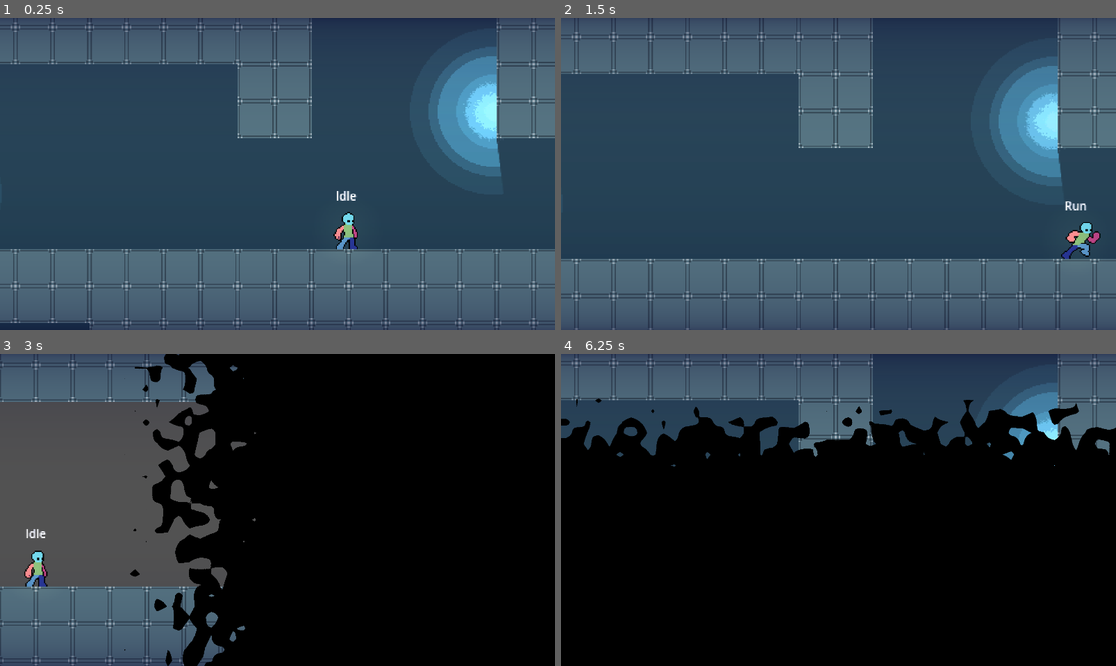
Above: before the commit, frames 1-4 (two rows, left to right).
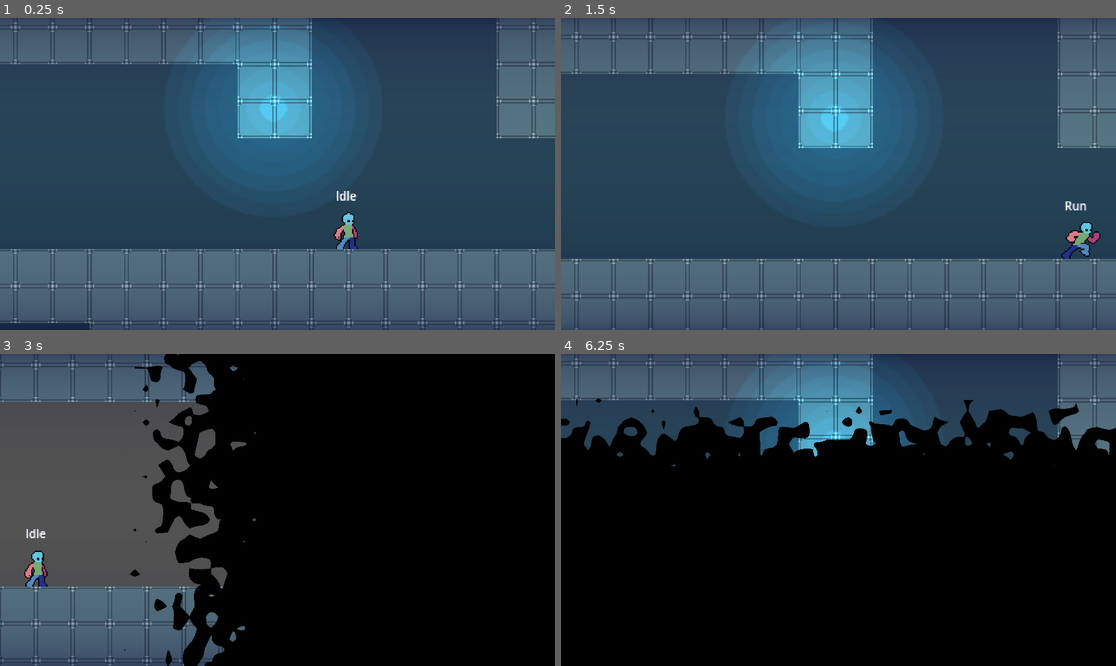
Above: after the commit, the same moments.

Repository: TianJunShi1/harry-forge
Game: Godot game, scene res://main.tscn
Same seed, same stepped clock (60 frames per second), same inputs: the game is played once before the commit and once after it.
Inputs (mouse positions are in pixels of both pictures, inside the frame that each line leads up to):
- Up to frame 1 (0.25 s): no input
- Up to frame 2 (1.5 s): tap Enter at 0.5 s; move the mouse to (960, 158) at 0.52 s; hold D (right) from 0.53 s (still down); tap Shift (run) at 0.6 s; tap Space (jump) at 0.77 s; move the mouse to (727, 189) at 1.27 s; tap E (action) at 1.35 s
- Up to frame 3 (3 s): tap Space (jump) at 1.52 s; tap Shift (run) at 1.55, 2.1, 2.85 s; move the mouse to (333, 441) at 2.02 s; release D (right) at 2.03 s; hold A (left) 2.03-2.78 s; move the mouse to (249, 572) at 2.77 s; hold D (right) from 2.78 s (still down)
- Up to frame 4 (6.25 s): tap Space (jump) at 3.02, 3.77, 4.52, 6.02 s; move the mouse to (1005, 556) at 3.52 s; tap E (action) at 3.6, 5.85 s; tap Shift (run) at 3.8, 4.35, 5.1, 6.05 s; move the mouse to (672, 463) at 4.27 s; release D (right) at 4.28 s; hold A (left) 4.28-5.03 s; move the mouse to (866, 510) at 5.02 s; hold D (right) 5.03-5.78 s; move the mouse to (755, 432) at 5.77 s; hold A (left) from 5.78 s (still down)

The runs differ from the first frame. In frame 1, 17% of the frame differs, in the area x 34-91%, y 1-72%; in frame 2, 17%, in the area x 34-94%, y 4-72%; in frame 3, less than 0.1%; in frame 4, 6.3%.

Commit message:
Revert: remove torch animation, lighting changes, and shadow experiments
Reverts back to the state before torch prefab was added to the level,
removing CanvasModulate, extra torches, player light, shadow settings,
and the animated torch replacement.

https://claude.ai/code/session_01Nep7k7bm9abyPcpCngC5Ws

Diff:
--- a/Interactable/Torch/Torch.tscn
+++ b/Interactable/Torch/Torch.tscn
@@ -2,7 +2,6 @@
 
 [ext_resource type="Script" uid="uid://ceigah5f72jon" path="res://Interactable/Torch/torch.gd" id="1_torch"]
 [ext_resource type="Texture2D" uid="uid://6iwibqt56u2n" path="res://Interactable/Torch/glow_ani/glow2.png" id="2_e53er"]
-[ext_resource type="Texture2D" uid="uid://dhh77xrieetu6" path="res://Interactable/Torch/glow_ani/160x160 textures (115).png" id="3_f7x5t"]
 
 [sub_resource type="CanvasItemMaterial" id="CanvasItemMaterial_f7x5t"]
 blend_mode = 1
@@ -85,21 +84,28 @@
 "speed": 10.0
 }]
 
+[sub_resource type="Gradient" id="Gradient_torch"]
+colors = PackedColorArray(1, 0.85, 0.5, 1, 1, 0.85, 0.5, 0)
+
+[sub_resource type="GradientTexture2D" id="GradientTexture2D_torch"]
+gradient = SubResource("Gradient_torch")
+width = 128
+height = 128
+fill = 1
+fill_from = Vector2(0.5, 0.5)
+fill_to = Vector2(1, 0.5)
+
 [node name="Torch" type="Node2D" unique_id=1280816038]
 script = ExtResource("1_torch")
 
 [node name="AnimatedSprite2D" type="AnimatedSprite2D" parent="." unique_id=681111522]
-modulate = Color(1, 1, 1, 0.23529412)
 texture_filter = 1
 material = SubResource("CanvasItemMaterial_f7x5t")
 sprite_frames = SubResource("SpriteFrames_0bmjq")
-autoplay = "default"
 frame_progress = 0.53339607
 
 [node name="PointLight2D" type="PointLight2D" parent="." unique_id=1428936291]
-texture_filter = 1
-color = Color(0.65999997, 0.97166663, 1, 1)
+color = Color(0.35000002, 0.9458332, 1, 1)
 energy = 1.4
-shadow_enabled = true
-shadow_filter = 1
-texture = ExtResource("3_f7x5t")
+texture = SubResource("GradientTexture2D_torch")
+texture_scale = 1.5
--- a/Interactable/Torch/torch.gd
+++ b/Interactable/Torch/torch.gd
@@ -1,7 +1,6 @@
 extends Node2D
 
 @onready var _light: PointLight2D = $PointLight2D
-@onready var _sprite: AnimatedSprite2D = $AnimatedSprite2D
 
 @export var base_energy: float = 1.4
 @export var flicker_amount: float = 0.12
@@ -9,11 +8,6 @@
 var _time: float = 0.0
 
 
-func _ready() -> void:
-	if not _sprite.is_playing():
-		_sprite.play(&"default")
-
-
 func _process(delta: float) -> void:
 	_time += delta
 	var flicker := sin(_time * 7.3) * flicker_amount + sin(_time * 13.1) * (flicker_amount * 0.5)
--- a/Level/00_chapter1/01.tscn
+++ b/Level/00_chapter1/01.tscn
@@ -2,14 +2,13 @@
 
 [ext_resource type="TileSet" uid="uid://ttxdyeaie8lc" path="res://Level/tileset/Test_Block.tres" id="1_qyxhl"]
 [ext_resource type="PackedScene" uid="uid://dgjrbwlwhdtny" path="res://Player/player.tscn" id="2_6rgpo"]
+[ext_resource type="Texture2D" uid="uid://b578ogxwiqekh" path="res://Interactable/Torch/glow_ani/glow1.png" id="3_nbwsf"]
 [ext_resource type="PackedScene" uid="uid://bc5woagptill0" path="res://Interactable/BouncePad/BouncePad.tscn" id="3_qj3k6"]
 [ext_resource type="PackedScene" uid="uid://ccog6gubguhwb" path="res://general/camera/camera_bounds.tscn" id="4_hp1sv"]
 [ext_resource type="PackedScene" uid="uid://bm3dap7qk2xt5" path="res://general/camera/game_camera.tscn" id="5_cam01"]
 [ext_resource type="PackedScene" uid="uid://bmustsxwdgpm5" path="res://Npc/Npc_sample.tscn" id="6_lw3vo"]
 [ext_resource type="PackedScene" uid="uid://bj5m4npn23phg" path="res://general/level_transition/Level_transition.tscn" id="7_trans"]
 [ext_resource type="PackedScene" uid="uid://l6ibdstqceki" path="res://general/level_transition/spawn_point.tscn" id="8_spawn"]
-[ext_resource type="PackedScene" uid="uid://3wpfik1dxy0i" path="res://Interactable/Torch/Torch.tscn" id="9_torch"]
-[ext_resource type="Script" path="res://general/scripts/ambient_light.gd" id="10_amblt"]
 
 [sub_resource type="Gradient" id="Gradient_e5u0v"]
 colors = PackedColorArray(0.0713, 0.17709997, 0.23, 1, 0.21600002, 0.312, 0.36, 1)
@@ -33,10 +32,6 @@
 dead_zone_width = 5.0
 dead_zone_height = 5.0
 
-[node name="CanvasModulate" type="CanvasModulate" parent="." unique_id=388200002]
-script = ExtResource("10_amblt")
-runtime_color = Color(0.15, 0.16, 0.22, 1)
-
 [node name="World" type="Node2D" parent="." unique_id=894101426]
 
 [node name="Test_bg" type="Sprite2D" parent="World" unique_id=1613154371]
@@ -50,17 +45,12 @@
 tile_map_data = PackedByteArray("AAD//wgAAQAAAAAAAAAAAAgAAQAAAAAAAAABAAgAAQAAAAAAAAACAAgAAQAAAAAAAAADAAgAAQAAAAAAAAAEAA …(12384 unchanged characters)…
 tile_set = ExtResource("1_qyxhl")
 
-[node name="Torch" parent="World" unique_id=741852963 instance=ExtResource("9_torch")]
-position = Vector2(1501, -151)
-
-[node name="Torch2" parent="World" unique_id=388200003 instance=ExtResource("9_torch")]
-position = Vector2(1004, -80)
-
-[node name="Torch3" parent="World" unique_id=388200004 instance=ExtResource("9_torch")]
-position = Vector2(570, 110)
-
-[node name="Torch4" parent="World" unique_id=388200005 instance=ExtResource("9_torch")]
-position = Vector2(191, -80)
+[node name="TorchLight" type="PointLight2D" parent="World" unique_id=741852963]
+position = Vector2(1311, -154)
+color = Color(0, 0.80849993, 0.99, 0.6156863)
+energy = 1.4
+texture = ExtResource("3_nbwsf")
+texture_scale = 1.48
 
 [node name="CameraZones" type="Node2D" parent="." unique_id=2005047653]
 
--- a/Level/tileset/Test_Block.tres
+++ b/Level/tileset/Test_Block.tres
@@ -1,28 +1,21 @@
 [gd_resource type="TileSet" format=3 uid="uid://ttxdyeaie8lc"]
 
 [ext_resource type="Texture2D" uid="uid://lubmt3dg0p6s" path="res://Level/tileset/sprites/testblock.png" id="1_76f8w"]
-
-[sub_resource type="OccluderPolygon2D" id="OccluderPolygon2D_76f8w"]
-polygon = PackedVector2Array(-16, -16, 16, -16, 16, 16, -16, 16)
 
 [sub_resource type="TileSetAtlasSource" id="TileSetAtlasSource_5doca"]
 texture = ExtResource("1_76f8w")
 texture_region_size = Vector2i(32, 32)
 0:0/0 = 0
-0:0/0/occlusion_layer_0/polygon_0/polygon = SubResource("OccluderPolygon2D_76f8w")
 0:0/0/physics_layer_0/polygon_0/points = PackedVector2Array(-16, -16, 16, -16, 16, 16, -16, 16)
 1:0/0 = 0
-1:0/0/occlusion_layer_0/polygon_0/polygon = SubResource("OccluderPolygon2D_76f8w")
 1:0/0/physics_layer_1/polygon_0/points = PackedVector2Array(-16, -16, 16, -16, 16, -14, -16, -14)
 1:0/0/physics_layer_1/polygon_0/one_way = true
 0:1/0 = 0
-0:1/0/occlusion_layer_0/polygon_0/polygon = SubResource("OccluderPolygon2D_76f8w")
 0:1/0/physics_layer_2/polygon_0/points = PackedVector2Array(-16, -16, 16, -16, 16, 16, -16, 16)
 1:1/0 = 0
 
 [resource]
 tile_size = Vector2i(32, 32)
-occlusion_layer_0/light_mask = 1
 physics_layer_0/collision_layer = 2
 physics_layer_0/collision_mask = 0
 physics_layer_1/collision_layer = 4
--- a/Player/player.tscn
+++ b/Player/player.tscn
@@ -359,17 +359,6 @@
 "speed": 15.0
 }]
 
-[sub_resource type="Gradient" id="Gradient_player"]
-colors = PackedColorArray(1, 0.9, 0.7, 1, 1, 0.9, 0.7, 0)
-
-[sub_resource type="GradientTexture2D" id="GradientTexture2D_player"]
-gradient = SubResource("Gradient_player")
-width = 128
-height = 128
-fill = 1
-fill_from = Vector2(0.5, 0.5)
-fill_to = Vector2(1, 0.5)
-
 [sub_resource type="CapsuleShape2D" id="CapsuleShape2D_5htga"]
 
 [node name="Player" type="CharacterBody2D" unique_id=330197014 node_paths=PackedStringArray("initial_state")]
@@ -421,10 +410,3 @@
 unique_name_in_owner = true
 target_position = Vector2(0, 4)
 collision_mask = 4
-
-[node name="PointLight2D" type="PointLight2D" parent="." unique_id=388200001]
-position = Vector2(0, -16)
-color = Color(1, 0.88, 0.6, 1)
-energy = 0.18
-texture = SubResource("GradientTexture2D_player")
-texture_scale = 0.5
--- a/general/scripts/ambient_light.gd
+++ /dev/null
@@ -1,11 +0,0 @@
-@tool
-class_name AmbientLight extends CanvasModulate
-
-@export var runtime_color: Color = Color(0.15, 0.16, 0.22, 1)
-
-
-func _ready() -> void:
-	if Engine.is_editor_hint():
-		color = Color.WHITE
-	else:
-		color = runtime_color
Binary file removed: Interactable/Torch/glow_ani/160x160 textures (115).png
Not shown, removed: Interactable/Torch/glow_ani/160x160 textures (115).png.import
Binary file removed: Interactable/Torch/glow_ani/160x160 textures (4).png
Not shown, removed: Interactable/Torch/glow_ani/160x160 textures (4).png.import
